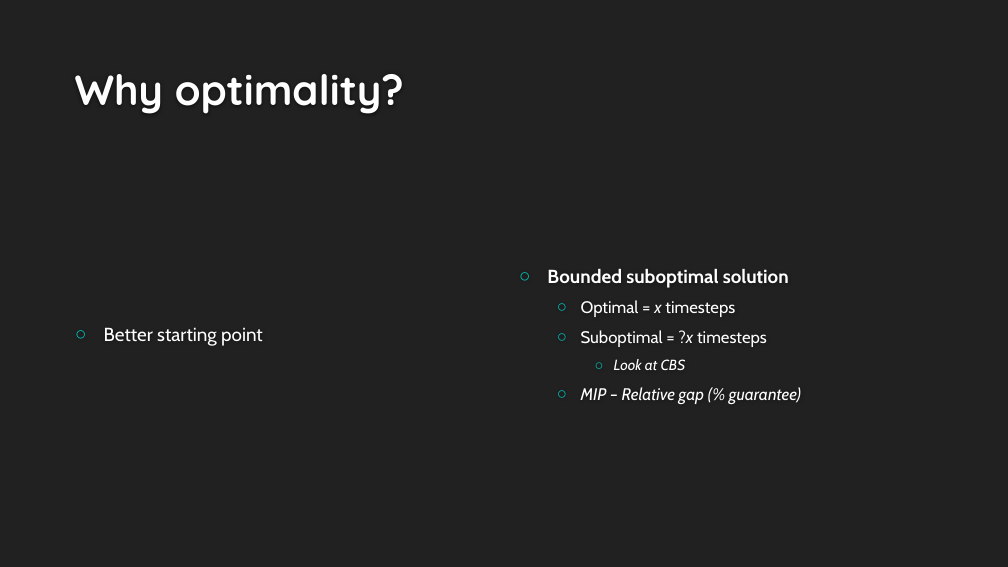
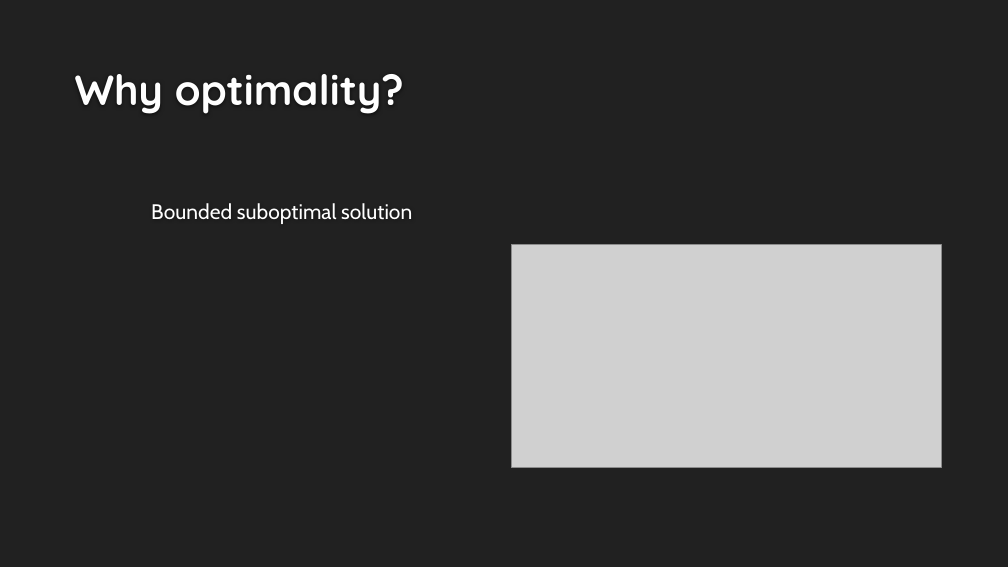
Before and after one commit to VikingDai/Honours-MAPF, a slide deck: slide 19 of Documents/Intermediate Presentation/Presentation Rev 3.pptx (slide 17 before the commit). Drawn at 1008x567 pixels with LibreOffice and Linux fonts; fonts in the diff are those of the drawing; grey boxes stand for pictures; background and template pictures are left out. Boxes give left, top, right and bottom in pixels: in the first picture for what was removed or moved away, otherwise in the second. Text is boxed around its words. In the diff, an @@ line names an element or a change of style, - is before the commit and + after.

```diff
--- a/Documents/Intermediate Presentation/Presentation Rev 3.pptx
+++ b/Documents/Intermediate Presentation/Presentation Rev 3.pptx
@@ text added at [151,203,412,224], 20 pt, text #FFFFFF @@
+Bounded suboptimal solution
@@ picture added at [512,244,941,468] @@
@@ text removed at [547,269,801,404] @@
-○ Bounded suboptimal solution
-  ○ Optimal = x timesteps
-  ○ Suboptimal = ?x timesteps
-    ○ Look at CBS
-  ○ MIP – Relative gap (% guarantee)
@@ text removed at [104,327,263,346] @@
-○ Better starting point
```
Also in this commit, not shown: 6 other slides changed, 1 slide added.
